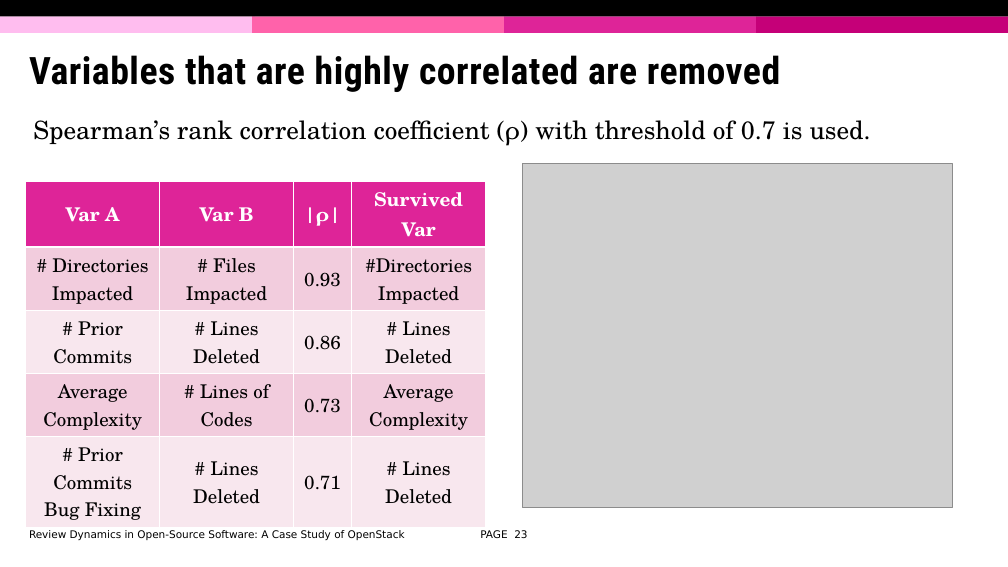
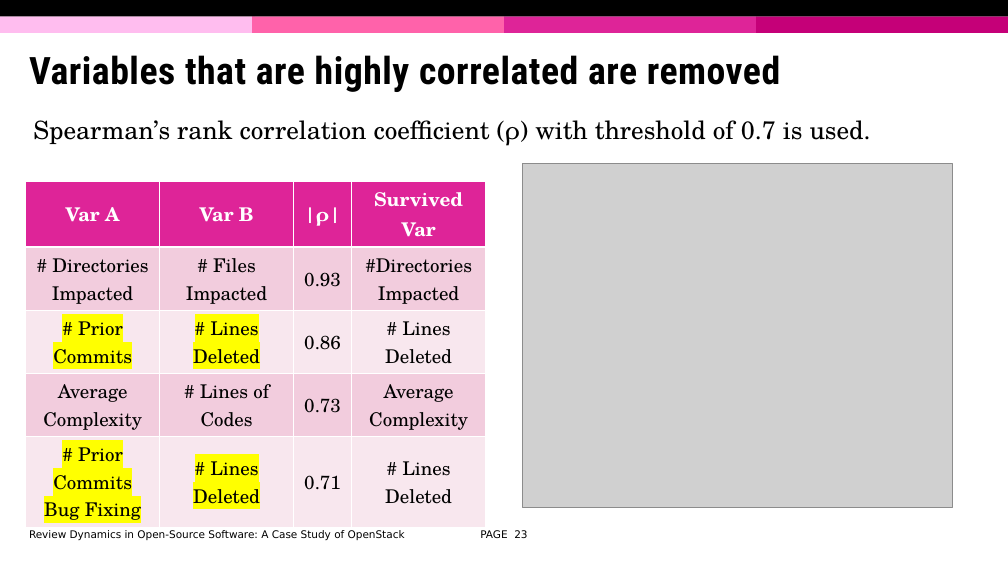
Before and after one commit to david-siqi-liu/review-dynamics-openstack, a slide deck: slide 23 of presentation/review-dynamics-openstack.pptx. Drawn at 1008x567 pixels with LibreOffice and Linux fonts; fonts in the diff are those of the drawing; grey boxes stand for pictures; background and template pictures are left out. Boxes give left, top, right and bottom in pixels: in the first picture for what was removed or moved away, otherwise in the second. Text is boxed around its words. In the diff, an @@ line names an element or a change of style, - is before the commit and + after.

```diff
--- a/presentation/review-dynamics-openstack.pptx
+++ b/presentation/review-dynamics-openstack.pptx
@@ table at [26,181,485,528] @@
@@ highlight none to #FFFF00 in "# Prior Commits", "# Lines Deleted", "# Prior Commits Bug Fixing", "# Lines Deleted" @@
```
Also in this commit, not shown: 9 other slides changed, 3 slides added, 2 other files.
